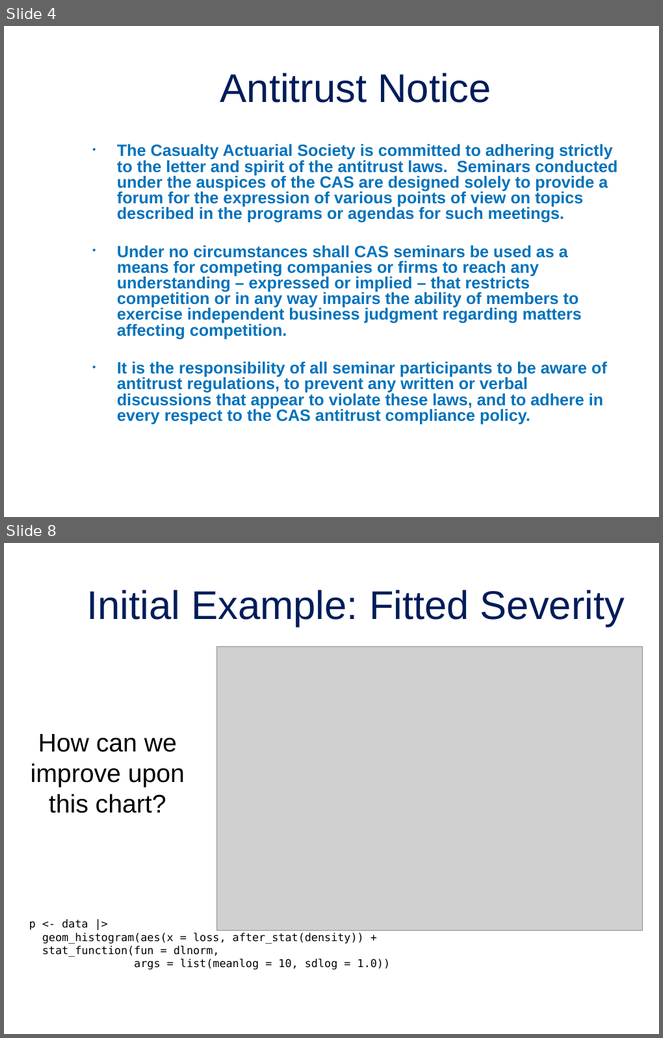
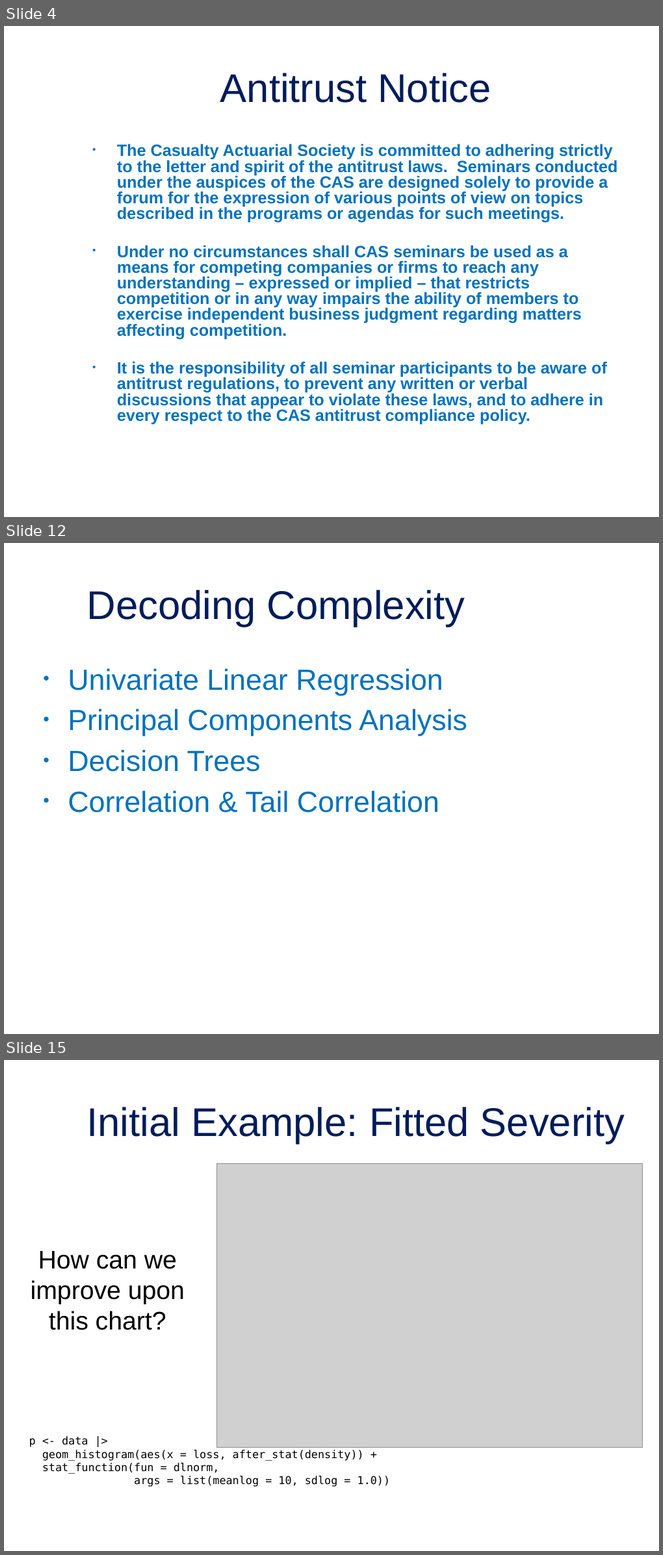
Before and after one commit to jordan-bonner/CAS_Spr23, a slide deck: Presentation Slides/Effective Data Visualization for Actuaries.pptx. Shown one above the other, each under a label of ours: slides 4 and 8 before the commit, slides 4, 12 and 15 after it; the slides between them are not shown. The pictures are 663x1038 and 663x1555 pixels, drawn with LibreOffice and Linux fonts; fonts in the diff are those of the drawing; grey boxes stand for pictures; background and template pictures are left out. Boxes give left, top, right and bottom in pixels: in the first picture for what was removed or moved away, otherwise in the second. Text is boxed around its words. In the diff, an @@ line names an element or a change of style, - is before the commit and + after.

```diff
--- a/Presentation Slides/Effective Data Visualization for Actuaries.pptx
+++ b/Presentation Slides/Effective Data Visualization for Actuaries.pptx
@@ slide 12 added at [4, 543, 659, 1034], background picture (left out) @@
@@ title added at [87, 590, 466, 627], 44 pt, text #001C59 @@
+Decoding Complexity
@@ text added at [68, 668, 467, 813], 32 pt, text #0072BC @@
+• Univariate Linear Regression
+• Principal Components Analysis
+• Decision Trees
+• Correlation & Tail Correlation
@@ what was slide 8 is now slide 15 @@
```
Also in this commit, not shown: 2 slides changed, 8 other slides added, 17 slides removed, 6 other files.
